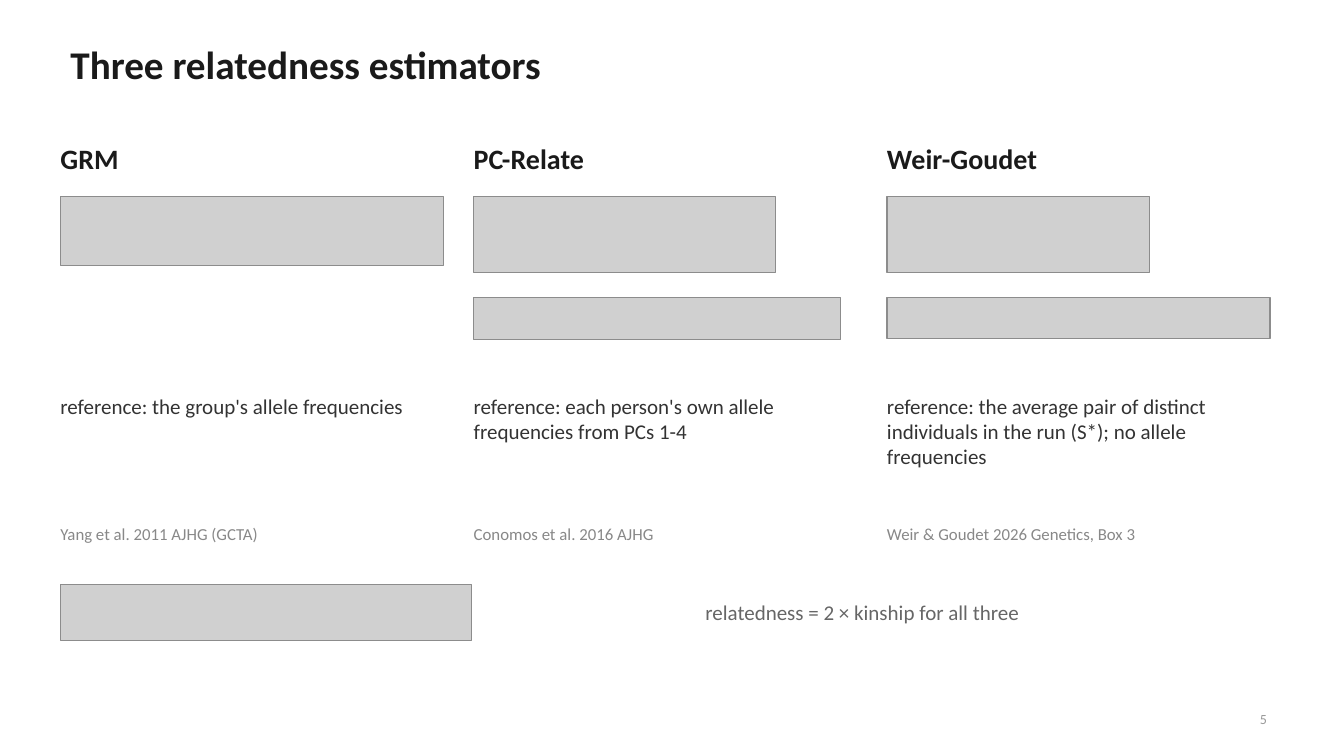
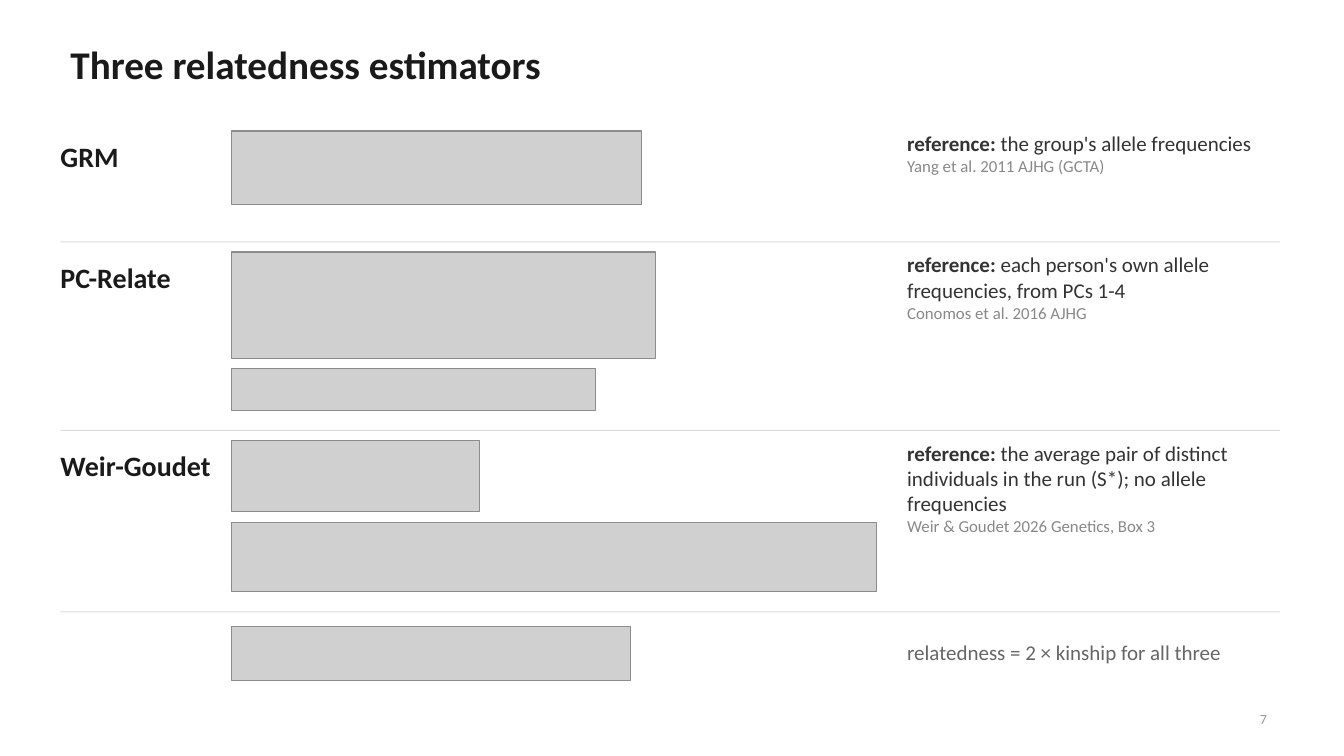
Before and after one commit to mkiravn/aou-covariance, a slide deck: slide 7 of slides/relatedness_condensed.pptx (slide 5 before the commit). Drawn at 1344x756 pixels with LibreOffice and Linux fonts; fonts in the diff are those of the drawing; grey boxes stand for pictures. Boxes give left, top, right and bottom in pixels: in the first picture for what was removed or moved away, otherwise in the second. Text is boxed around its words. In the diff, an @@ line names an element or a change of style, - is before the commit and + after.

```diff
--- a/slides/relatedness_condensed.pptx
+++ b/slides/relatedness_condensed.pptx
@@ picture: place and size @@
-picture at bbox=[60, 197, 444, 265]
+picture at bbox=[232, 131, 642, 205]
@@ text at bbox=[907, 136, 1251, 155]: bold on in "reference:" @@
@@ text "reference: the group's allele frequencies": place and size @@
-text "reference: the group's allele frequencies" at bbox=[60, 399, 403, 418]
+text "reference: the group's allele frequencies" at bbox=[907, 136, 1251, 175]
@@ text at bbox=[907, 160, 1104, 175]: paragraph added @@
+Yang et al. 2011 AJHG (GCTA)
@@ text "PC-Relate": place and size @@
-text "PC-Relate" at bbox=[474, 149, 584, 170]
+text "PC-Relate" at bbox=[60, 268, 170, 289]
@@ line added from (60, 242) to (1280, 242), #DDDDDD 0.75 pt @@
@@ picture: place and size @@
-picture at bbox=[474, 197, 775, 272]
+picture at bbox=[232, 252, 655, 358]
@@ text at bbox=[907, 257, 1209, 319]: text changed @@
-reference: each person's own allele frequencies from PCs 1-4
+reference: each person's own allele frequencies, from PCs 1-4
+Conomos et al. 2016 AJHG
@@ picture: place and size @@
-picture at bbox=[474, 297, 841, 340]
+picture at bbox=[232, 368, 596, 410]
@@ text "Weir-Goudet": place and size @@
-text "Weir-Goudet" at bbox=[887, 149, 1037, 170]
+text "Weir-Goudet" at bbox=[60, 456, 210, 477]
@@ line added from (60, 431) to (1280, 431), #DDDDDD 0.75 pt @@
@@ picture: place and size @@
-picture at bbox=[887, 197, 1149, 272]
+picture at bbox=[232, 441, 480, 512]
@@ text at bbox=[907, 446, 1227, 515]: bold on in "reference:" @@
@@ text "reference: the average pair of ...": place and size @@
-text "reference: the average pair of ..." at bbox=[887, 399, 1205, 468]
+text "reference: the average pair of ..." at bbox=[907, 446, 1227, 534]
@@ text removed at bbox=[60, 528, 257, 543] @@
-Yang et al. 2011 AJHG (GCTA)
@@ picture: place and size @@
-picture at bbox=[887, 297, 1270, 339]
+picture at bbox=[232, 522, 877, 592]
@@ text removed at bbox=[474, 528, 653, 540] @@
-Conomos et al. 2016 AJHG
@@ text removed at bbox=[887, 528, 1135, 542] @@
-Weir & Goudet 2026 Genetics, Box 3
@@ text at bbox=[907, 520, 1155, 534]: paragraph added @@
+Weir & Goudet 2026 Genetics, Box 3
@@ line added from (60, 612) to (1280, 612), #DDDDDD 0.75 pt @@
@@ picture: place and size @@
-picture at bbox=[60, 585, 472, 640]
+picture at bbox=[232, 627, 631, 681]
@@ text "relatedness = 2 × kinship ...": place and size @@
-text "relatedness = 2 × kinship ..." at bbox=[705, 605, 1019, 624]
+text "relatedness = 2 × kinship ..." at bbox=[907, 645, 1221, 664]
@@ page number at bbox=[1260, 715, 1267, 724]: text changed @@
-5
+7
```
Also in this commit, not shown: 3 other slides changed, 4 slides added, 2 slides removed, 3 other files.
